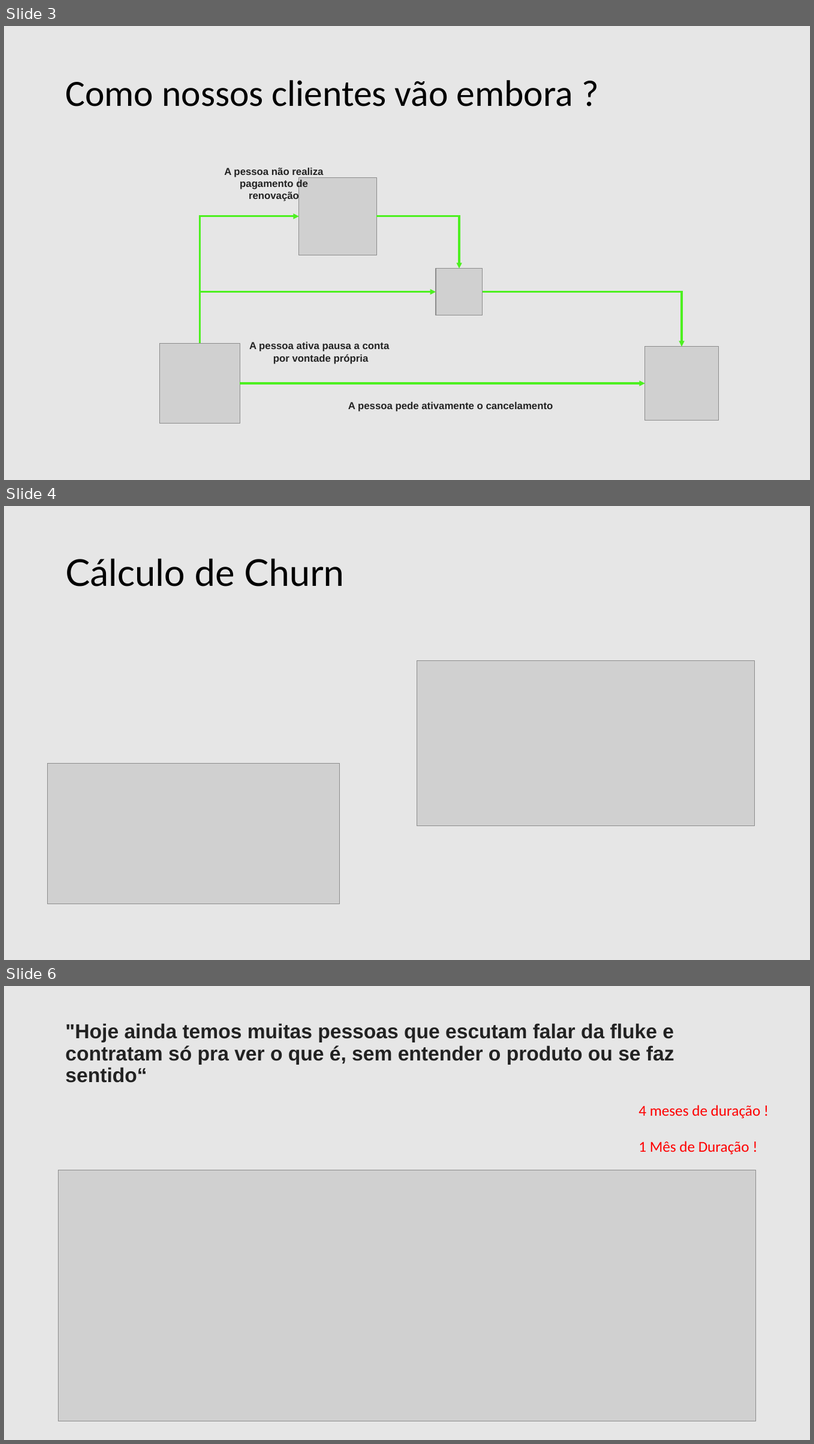
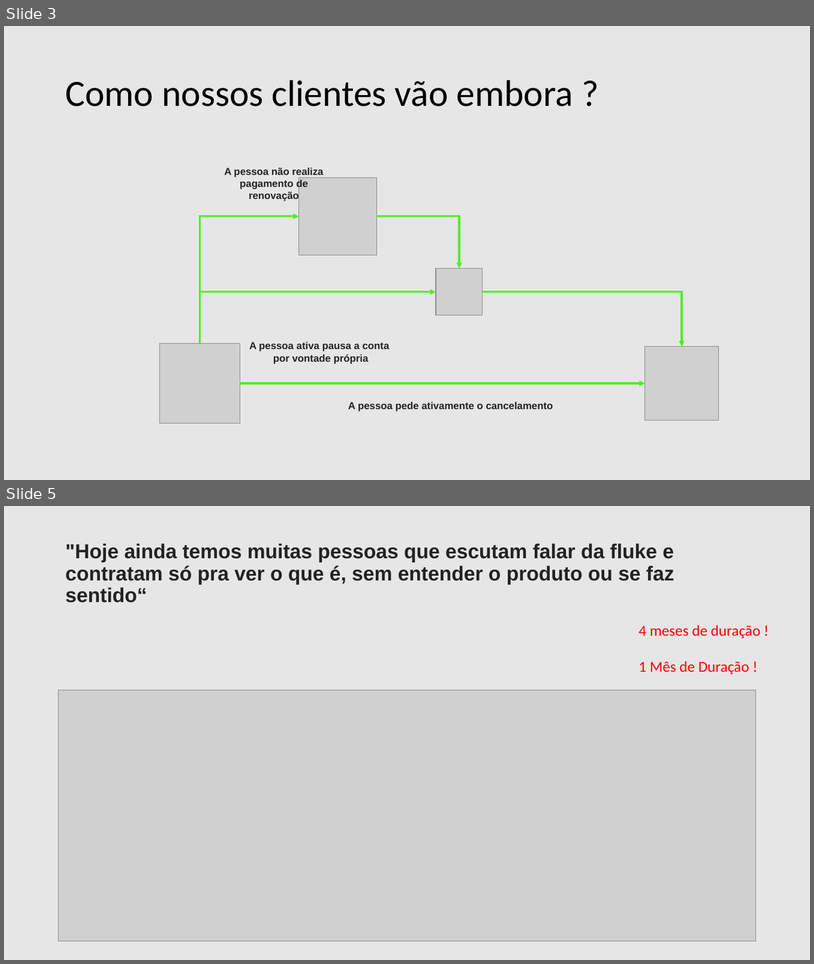
Before and after one commit to filipeaguiarrod/Fluke-Case, a slide deck: Churn_Case.pptx. Shown one above the other, each under a label of ours: slides 3, 4 and 6 before the commit, slides 3 and 5 after it; the slides between them are not shown. The pictures are 814x1444 and 814x964 pixels, drawn with LibreOffice and Linux fonts; fonts in the diff are those of the drawing; grey boxes stand for pictures. Boxes give left, top, right and bottom in pixels: in the first picture for what was removed or moved away, otherwise in the second. Text is boxed around its words. In the diff, an @@ line names an element or a change of style, - is before the commit and + after.

```diff
--- a/Churn_Case.pptx
+++ b/Churn_Case.pptx
@@ slide 4 removed at (x1=4, y1=506, x2=810, y2=960), background #E6E6E6 @@
@@ title removed at (x1=65, y1=558, x2=344, y2=586) @@
-Cálculo de Churn
@@ picture removed at (x1=417, y1=660, x2=755, y2=826) @@
@@ picture removed at (x1=48, y1=763, x2=340, y2=904) @@
@@ what was slide 6 is now slide 5 @@
```
Also in this commit, not shown: 5 slides changed, 2 slides added, 1 other slide removed, 3 other files.
